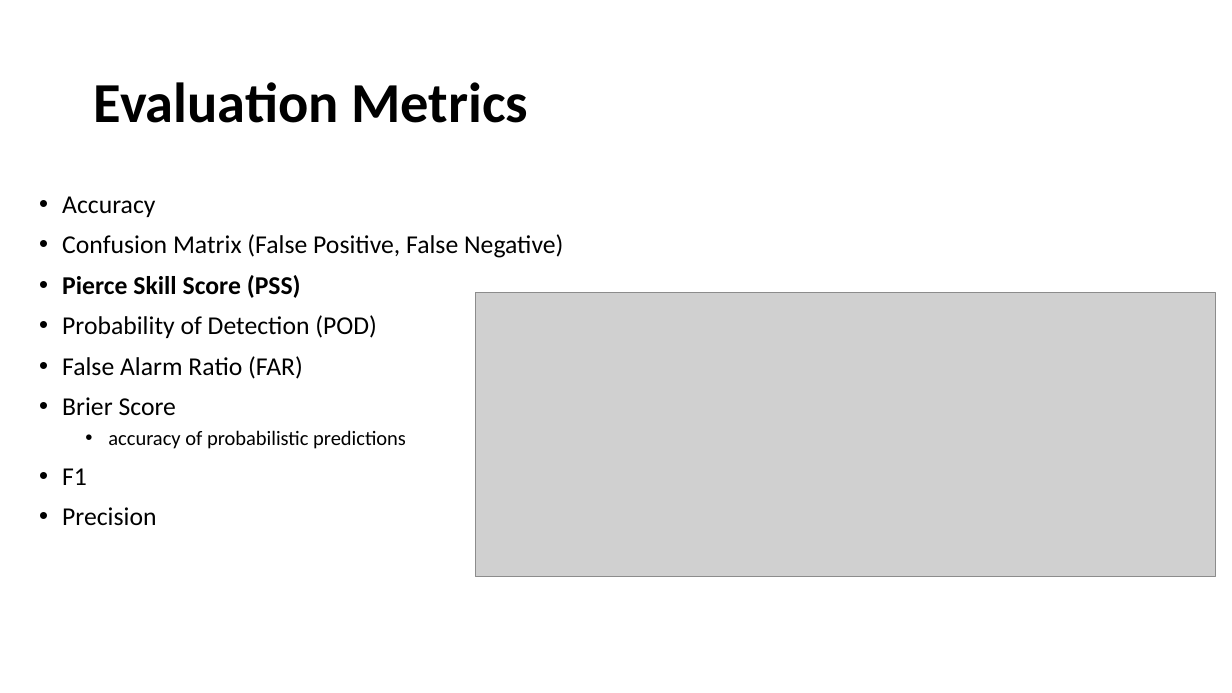
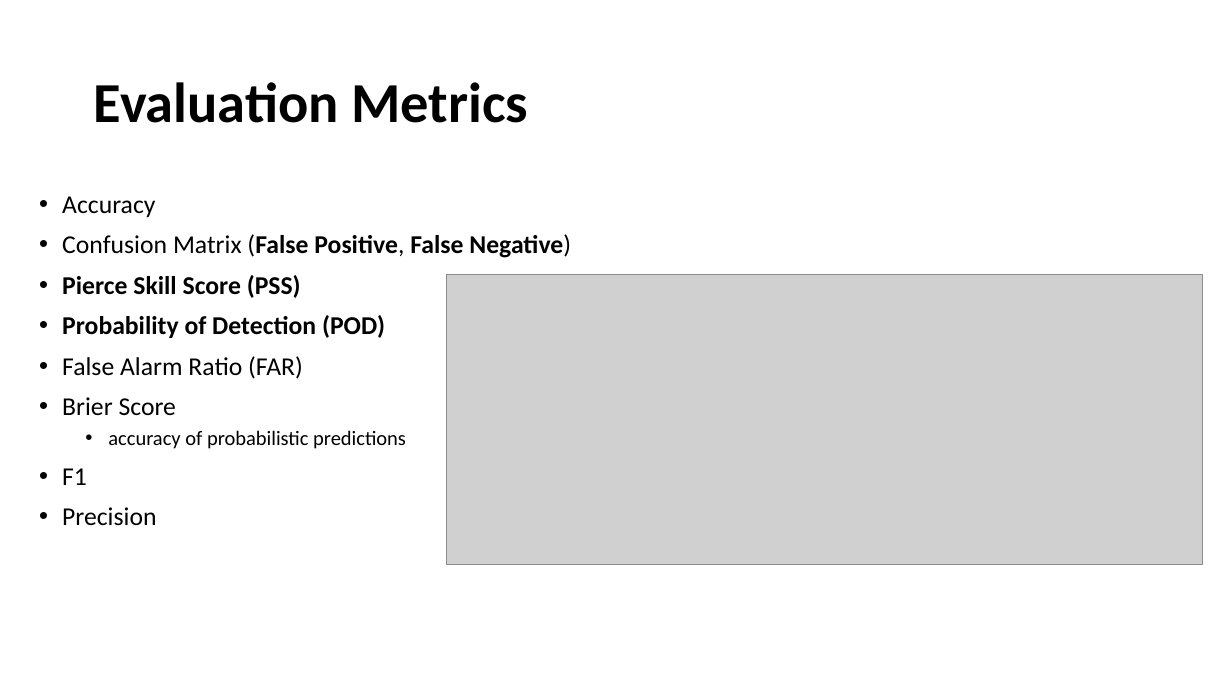
Before and after one commit to akshaym2497/RMDS_Hurricane_Forecasting, a slide deck: slide 11 of presentation material/week3_hurricane.pptx (slide 7 before the commit). Drawn at 1232x693 pixels with LibreOffice and Linux fonts; fonts in the diff are those of the drawing; grey boxes stand for pictures. Boxes give left, top, right and bottom in pixels: in the first picture for what was removed or moved away, otherwise in the second. Text is boxed around its words. In the diff, an @@ line names an element or a change of style, - is before the commit and + after.

```diff
--- a/presentation material/week3_hurricane.pptx
+++ b/presentation material/week3_hurricane.pptx
@@ text at [62,234,571,338]: bold on in "(False Positive, False Negative)", "Probability of Detection (POD)" @@
@@ picture: place and size @@
-picture at [475,293,1215,577]
+picture at [446,274,1202,565]
```
Also in this commit, not shown: 3 other slides changed, 5 slides added.
